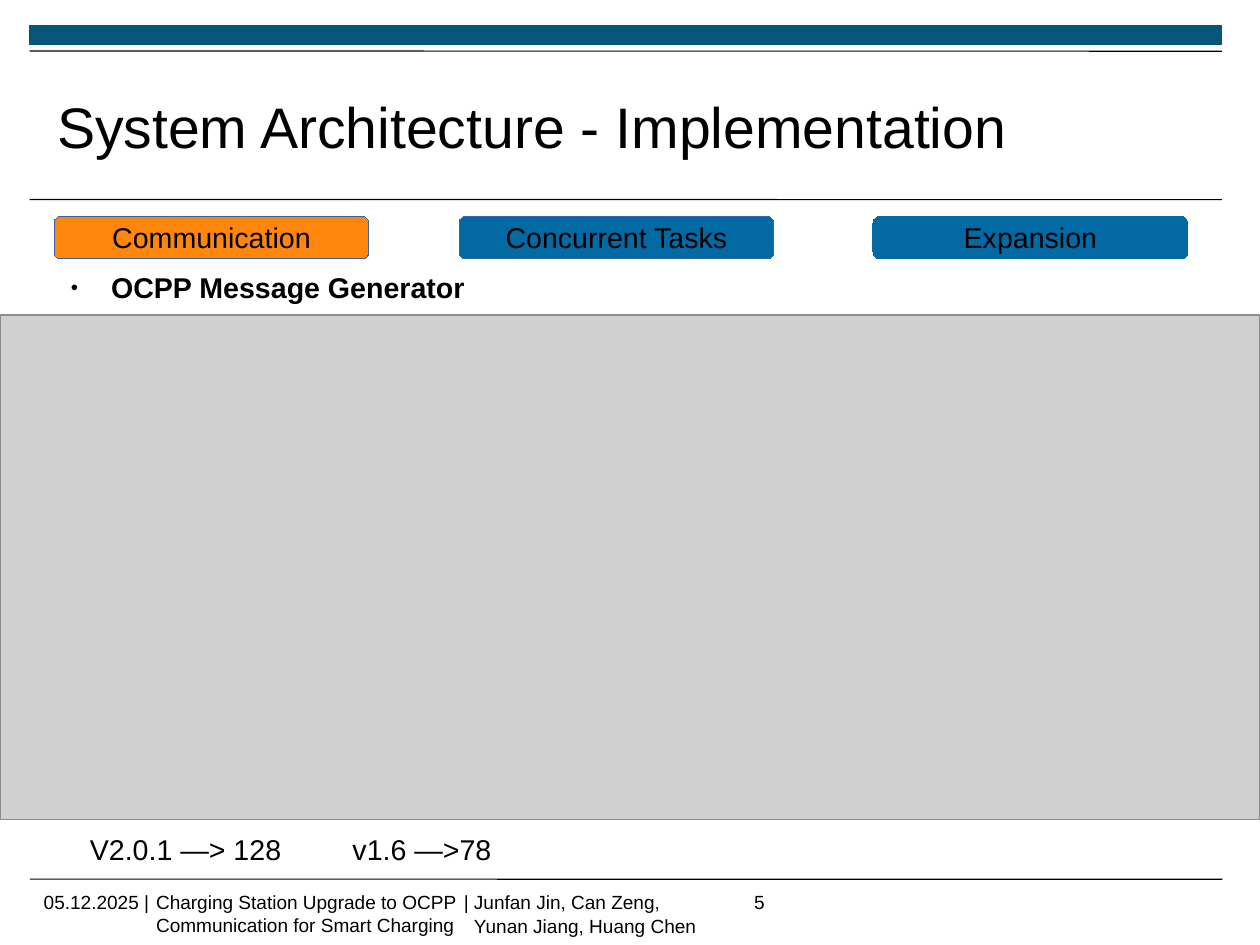
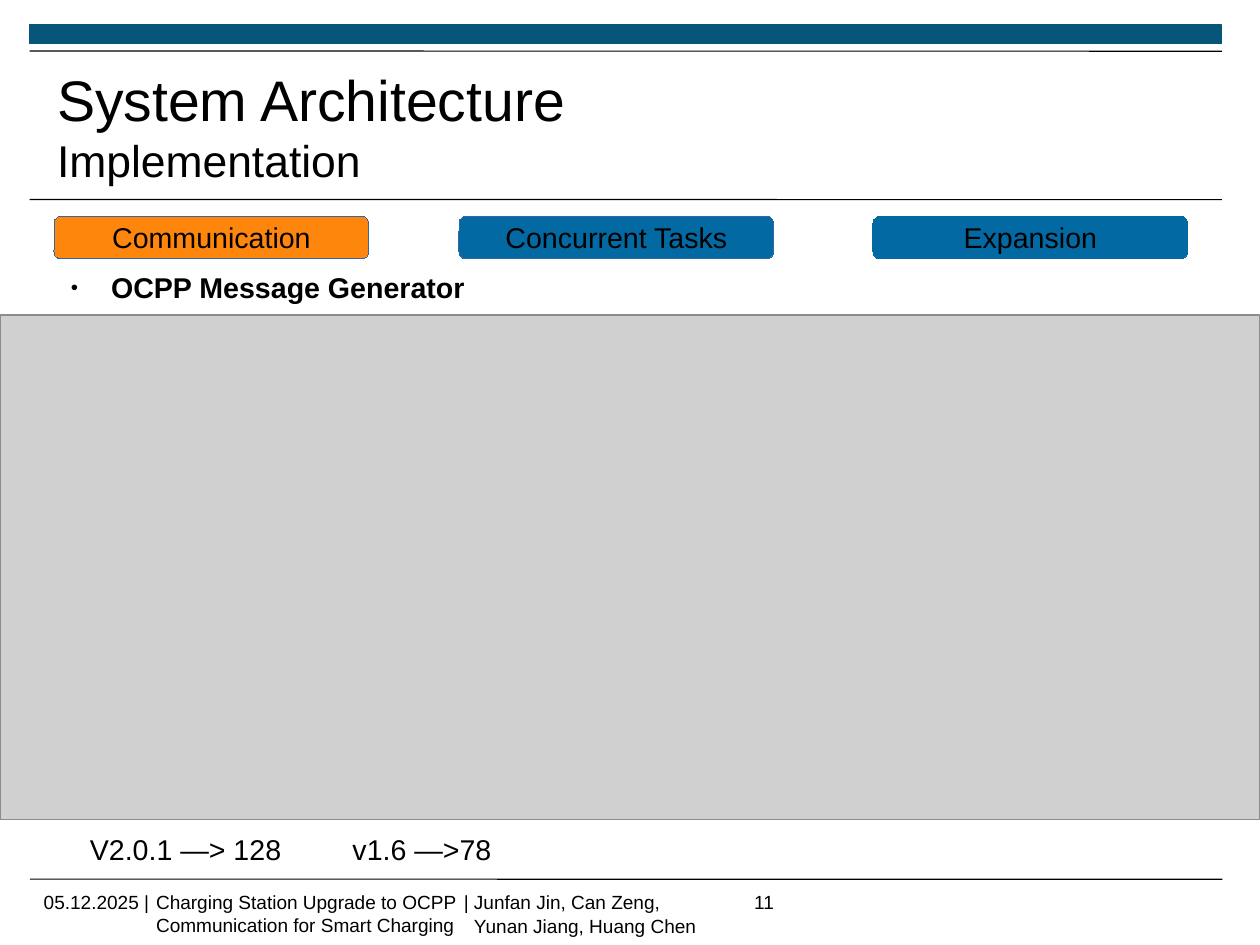
Before and after one commit to Jf-JIN/ADP_Ladesaeule_OCPP, a slide deck: slide 11 of ppt/Jin_Junfan.pptx (slide 5 before the commit). Drawn at 1260x945 pixels with LibreOffice and Linux fonts; fonts in the diff are those of the drawing; grey boxes stand for pictures; background and template pictures are left out. Boxes give left, top, right and bottom in pixels: in the first picture for what was removed or moved away, otherwise in the second. Text is boxed around its words. In the diff, an @@ line names an element or a change of style, - is before the commit and + after.

```diff
--- a/ppt/Jin_Junfan.pptx
+++ b/ppt/Jin_Junfan.pptx
@@ text at (x1=57, y1=79, x2=565, y2=186): text changed @@
-System Architecture - Implementation
+System Architecture
+Implementation
@@ page number at (x1=754, y1=896, x2=774, y2=909): text changed @@
-5
+11
```
Also in this commit, not shown: 8 other slides changed, 3 slides added.
